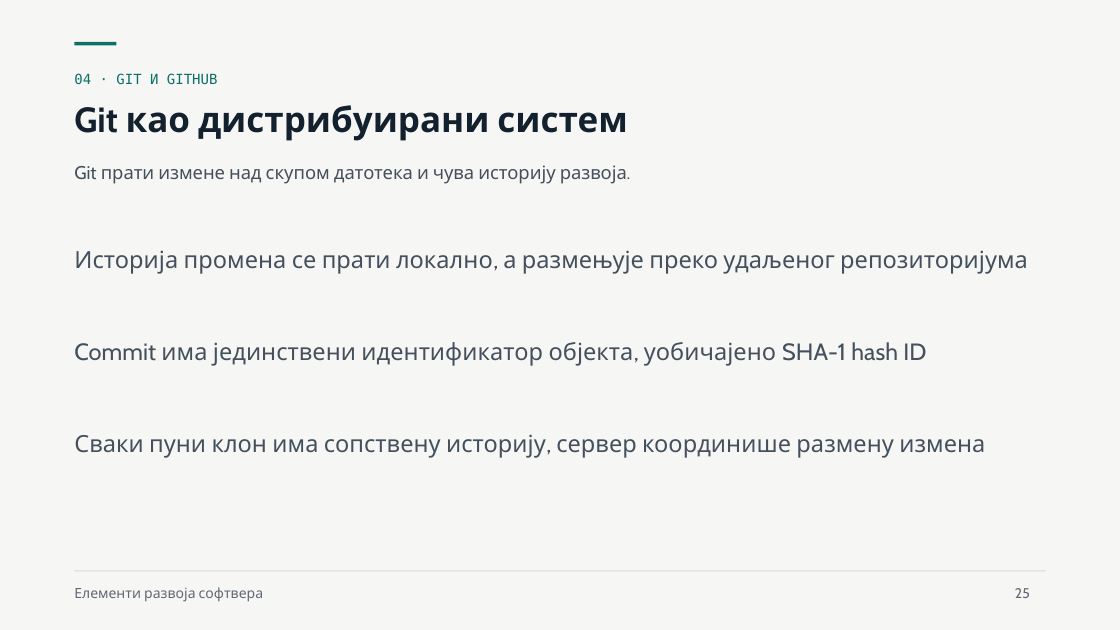
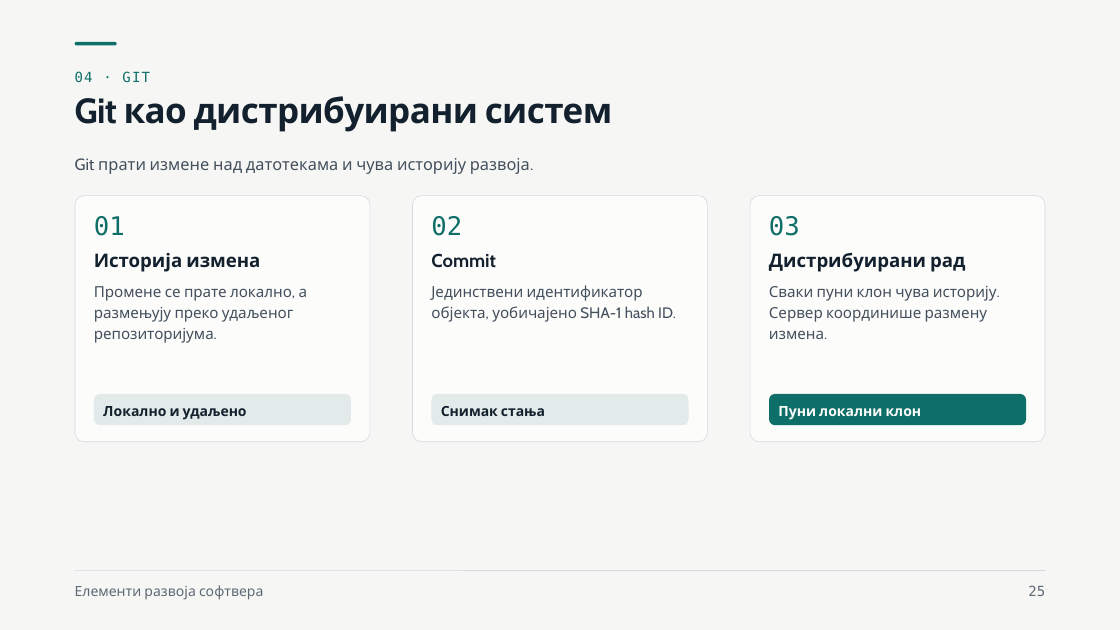
Before and after one commit to owlCoder/ftn-nastavni-materijali, a slide deck: slide 25 of Elementi razvoja softvera (ERS)/Nastavni materijali/01 Zahtevi, backlog i Git/Zahtevi, backlog i Git.pptx. Drawn at 1120x630 pixels with LibreOffice and Linux fonts; fonts in the diff are those of the drawing. Boxes give left, top, right and bottom in pixels: in the first picture for what was removed or moved away, otherwise in the second. Text is boxed around its words. In the diff, an @@ line names an element or a change of style, - is before the commit and + after.

```diff
--- a/Elementi razvoja softvera (ERS)/Nastavni materijali/01 Zahtevi, backlog i Git/Zahtevi, backlog i Git.pptx
+++ b/Elementi razvoja softvera (ERS)/Nastavni materijali/01 Zahtevi, backlog i Git/Zahtevi, backlog i Git.pptx
@@ text at [75, 71, 150, 83]: text changed @@
-04 · GIT И GITHUB
+04 · GIT
@@ title "Git као дистрибуирани систем" at [75, 96, 613, 132]: letter spacing 0 to -0.5 pt; line spacing 1 to 33pt @@
@@ text at [75, 158, 530, 174]: text changed; size 15.8 to 14 pt @@
-Git прати измене над скупом датотека и чува историју развоја.
+Git прати измене над датотекама и чува историју развоја.
@@ rounded rectangle added at [75, 196, 370, 442], fill #FCFCFB, outline #D3DAE1 0.5 pt @@
@@ rounded rectangle added at [413, 196, 707, 442], fill #FCFCFB, outline #D3DAE1 0.5 pt @@
@@ rounded rectangle added at [750, 196, 1045, 442], fill #FCFCFB, outline #D3DAE1 0.5 pt @@
@@ text added at [94, 216, 125, 236], 22 pt, text #0E6E68 @@
+01
@@ text added at [431, 216, 462, 236], 22 pt, text #0E6E68 @@
+02
@@ text added at [769, 216, 800, 236], 22 pt, text #0E6E68 @@
+03
@@ text at [94, 253, 260, 272]: text changed; size 20.2 to 16 pt; text colour #44505D to #13202D; bold on @@
-Историја промена се прати локално, а размењује преко удаљеног репозиторијума
+Историја измена
@@ text added at [431, 253, 496, 268], 16 pt, text #13202D, bold @@
+Commit
@@ text added at [769, 252, 965, 272], 16 pt, text #13202D, bold @@
+Дистрибуирани рад
@@ text added at [94, 286, 308, 343], 13 pt, text #44505D @@
+Промене се прате локално, а размењују преко удаљеног репозиторијума.
@@ text at [431, 285, 676, 322]: text changed; size 20.2 to 13 pt @@
-Commit има јединствени идентификатор објекта, уобичајено SHA-1 hash ID
+Јединствени идентификатор објекта, уобичајено SHA-1 hash ID.
@@ text at [769, 286, 997, 339]: text changed; size 20.2 to 13 pt @@
-Сваки пуни клон има сопствену историју, сервер координише размену измена
+Сваки пуни клон чува историју. Сервер координише размену измена.
@@ rounded rectangle added at [94, 394, 351, 425], fill #E2EBE9, 12 pt, text #13202D, bold @@
+Локално и удаљено
@@ rounded rectangle added at [432, 394, 689, 425], fill #E2EBE9, 12 pt, text #13202D, bold @@
+Снимак стања
@@ rounded rectangle added at [770, 394, 1027, 425], fill #0E6E68, 12 pt, text #FCFCFB, bold @@
+Пуни локални клон
@@ text "Елементи развоја софтвера" at [75, 585, 263, 600]: line spacing 1 to 16.8pt @@
@@ text "25": place and size @@
-text "25" at [1015, 588, 1030, 598]
+text "25" at [1028, 585, 1045, 596]
@@ text "25" at [1028, 585, 1045, 596]: font Cabin to DejaVu Sans Mono; alignment left to right; line spacing 1 to 16.8pt @@
```
Also in this commit, not shown: 29 other slides changed, 1 slide removed, 1 other file.
